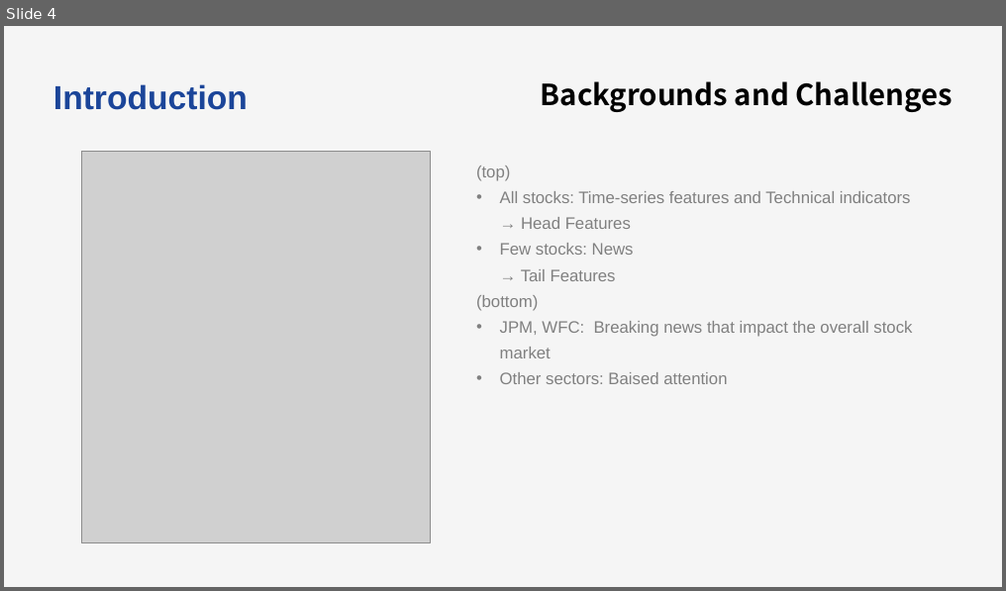
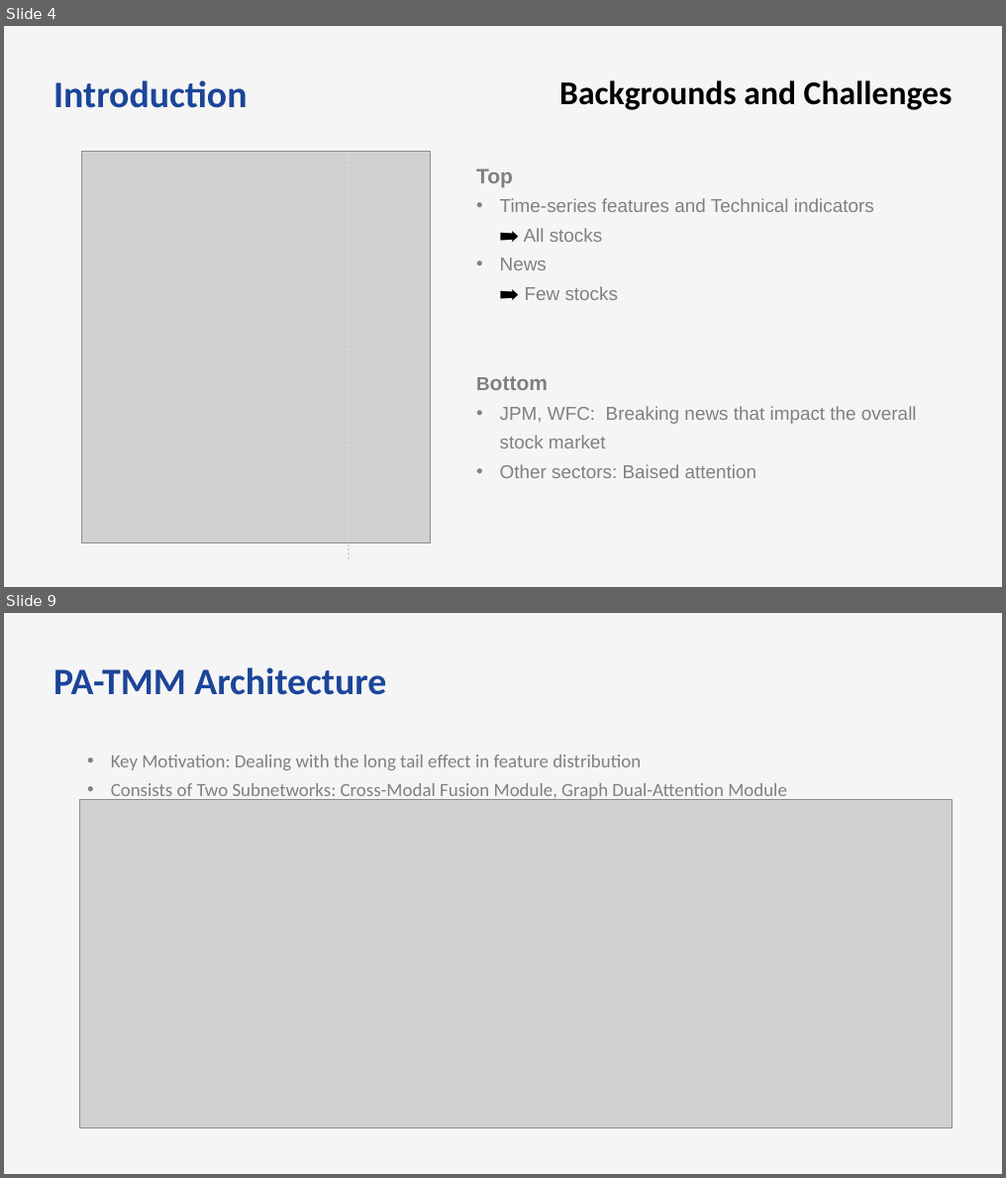
Before and after one commit to bts1991/study, a slide deck: 논문 Review/Others/paper_review.pptx. Shown one above the other, each under a label of ours: slide 4 before the commit, slides 4 and 9 after it; the slides between them are not shown. The pictures are 1006x591 and 1006x1178 pixels, drawn with LibreOffice and Linux fonts; fonts in the diff are those of the drawing; grey boxes stand for pictures. Boxes give left, top, right and bottom in pixels: in the first picture for what was removed or moved away, otherwise in the second. Text is boxed around its words. In the diff, an @@ line names an element or a change of style, - is before the commit and + after.

```diff
--- a/논문 Review/Others/paper_review.pptx
+++ b/논문 Review/Others/paper_review.pptx
@@ slide 9 added at bbox=[4, 613, 1002, 1174], background #F5F5F5 @@
@@ text added at bbox=[54, 667, 386, 695], 36 pt, text #1B4599, bold @@
+PA-TMM Architecture
@@ text added at bbox=[111, 755, 787, 800], 18 pt, text #808080 @@
+  • Key Motivation: Dealing with the long tail effect in feature distribution
+  • Consists of Two Subnetworks: Cross-Modal Fusion Module, Graph Dual-Attention Module
@@ picture added at bbox=[79, 799, 952, 1129] @@
@@ slide 4 changed as well @@
@@ text "Introduction" at bbox=[54, 80, 247, 108]: size 32 to 36 pt, font Arial to Calibri @@
@@ text "Backgrounds and Challenges": place and size @@
-text "Backgrounds and Challenges" at bbox=[541, 81, 952, 112]
+text "Backgrounds and Challenges" at bbox=[559, 80, 952, 110]
@@ text "Backgrounds and Challenges" at bbox=[559, 80, 952, 110]: size 28 to 32 pt, font Noto Sans CJK KR to Calibri @@
@@ line added from (349, 152) to (349, 562), #D9D9D9 2 pt dashed @@
@@ text at bbox=[476, 169, 874, 300]: text changed; size 16 to 18 pt @@
-  (top)
-  • All stocks: Time-series features and Technical indicators
-    → Head Features
-  • Few stocks: News
-    → Tail Features
-  (bottom)
+  Top
+  • Time-series features and Technical indicators
+    ➡️ All stocks
+  • News
+    ➡️ Few stocks
+  Bottom
@@ text at bbox=[500, 406, 917, 478]: size 16 to 18 pt in "JPM, WFC: Breaking news that impact the ...", "Other sectors: Baised attention" @@
```
Also in this commit, not shown: 3 other slides changed, 9 other slides added, 1 slide removed, 1 other file.
